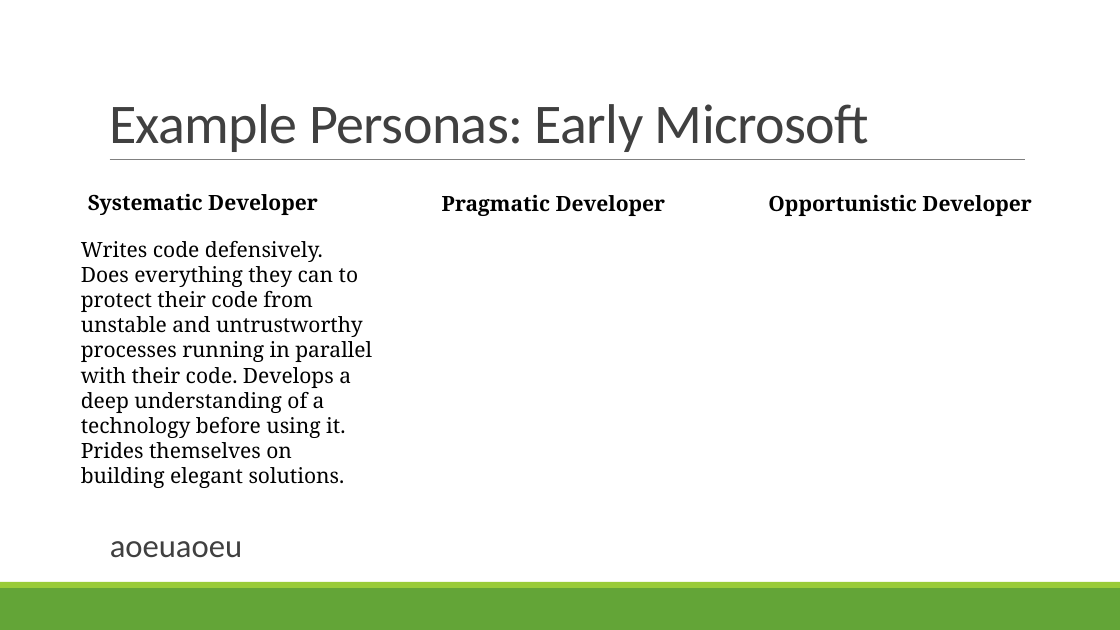
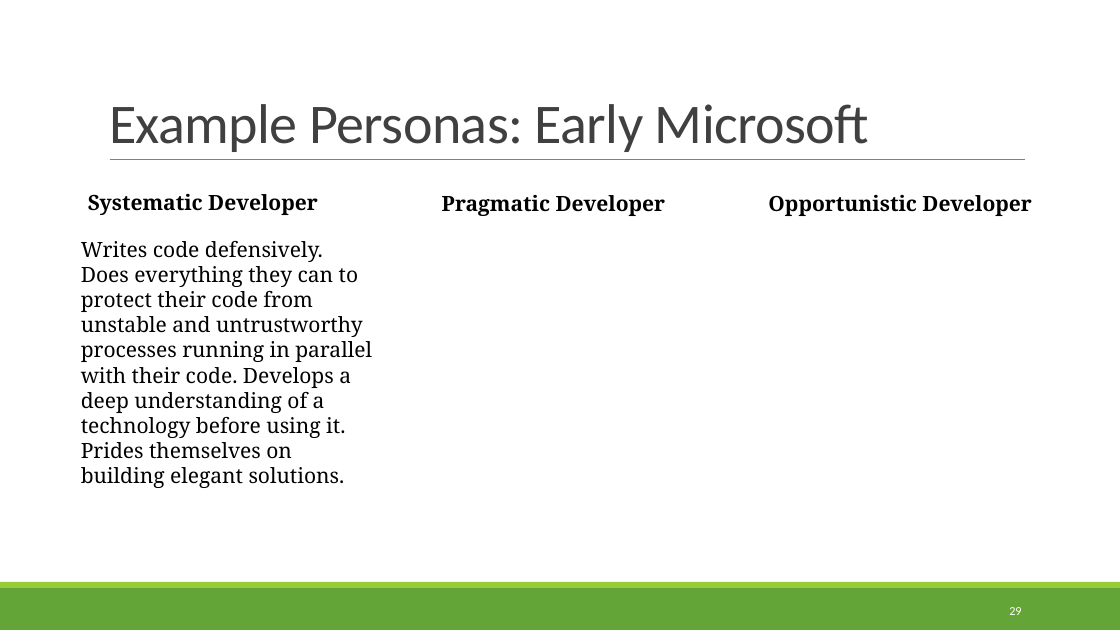
Before and after one commit to rbohrer/pl-course, a slide deck: slide 29 of LectureSlides/08Design1.pptx (slide 26 before the commit). Drawn at 1120x630 pixels with LibreOffice and Linux fonts; fonts in the diff are those of the drawing. Boxes give left, top, right and bottom in pixels: in the first picture for what was removed or moved away, otherwise in the second. Text is boxed around its words. In the diff, an @@ line names an element or a change of style, - is before the commit and + after.

```diff
--- a/LectureSlides/08Design1.pptx
+++ b/LectureSlides/08Design1.pptx
@@ text removed at (110, 541, 242, 557) @@
-  aoeuaoeu
@@ page number added at (1009, 607, 1021, 615), 10.5 pt, text #FFFFFF @@
+29
```
Also in this commit, not shown: 56 other slides changed, 3 slides added.
